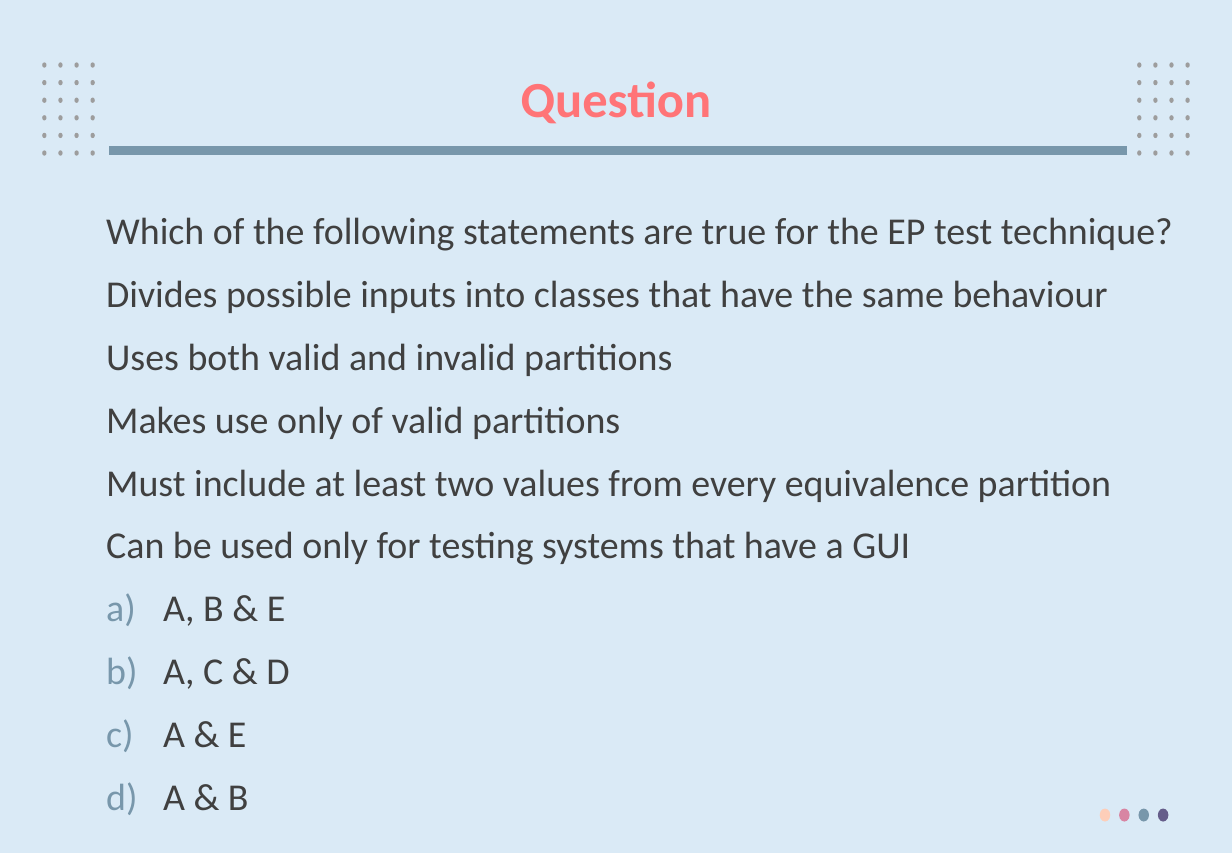
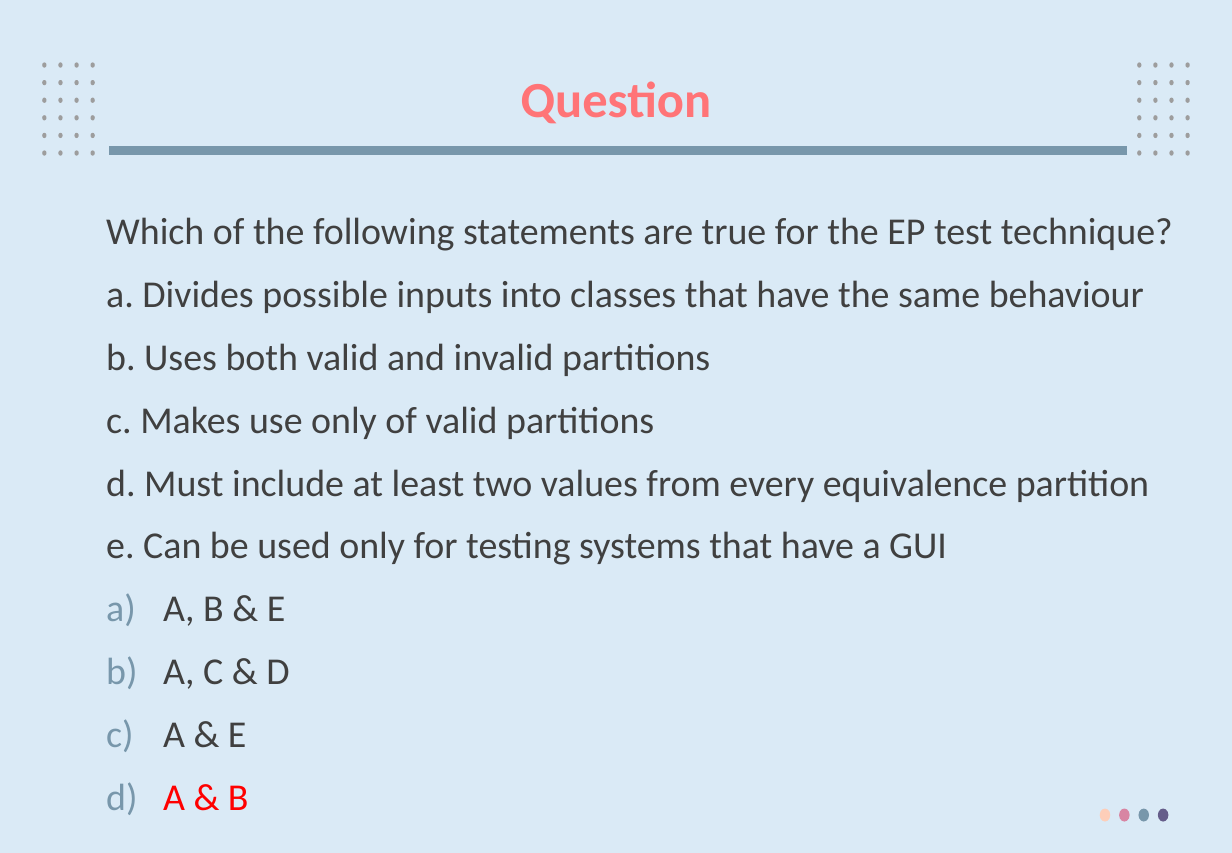
Before and after one commit to PhanManh2003/Specialization, a slide deck: slide 57 of 24_fall/SWT301/Slide 2018/SWT4_tim.pptx. Drawn at 1232x853 pixels with LibreOffice and Linux fonts; fonts in the diff are those of the drawing; background and template pictures are left out. Boxes give left, top, right and bottom in pixels: in the first picture for what was removed or moved away, otherwise in the second. Text is boxed around its words. In the diff, an @@ line names an element or a change of style, - is before the commit and + after.

```diff
--- a/24_fall/SWT301/Slide 2018/SWT4_tim.pptx
+++ b/24_fall/SWT301/Slide 2018/SWT4_tim.pptx
@@ text at <box>106,280,1149,565</box>: text changed @@
-Divides possible inputs into classes that have the same behaviour
-Uses both valid and invalid partitions
-Makes use only of valid partitions
-Must include at least two values from every equivalence partition
-Can be used only for testing systems that have a GUI
+a. Divides possible inputs into classes that have the same behaviour
+b. Uses both valid and invalid partitions
+c. Makes use only of valid partitions
+d. Must include at least two values from every equivalence partition
+e. Can be used only for testing systems that have a GUI
@@ text at <box>163,785,249,810</box>: text colour #404040 to #FF0000 in "A & B" @@
```
Also in this commit, not shown: 12 other slides changed, 2 other files.
